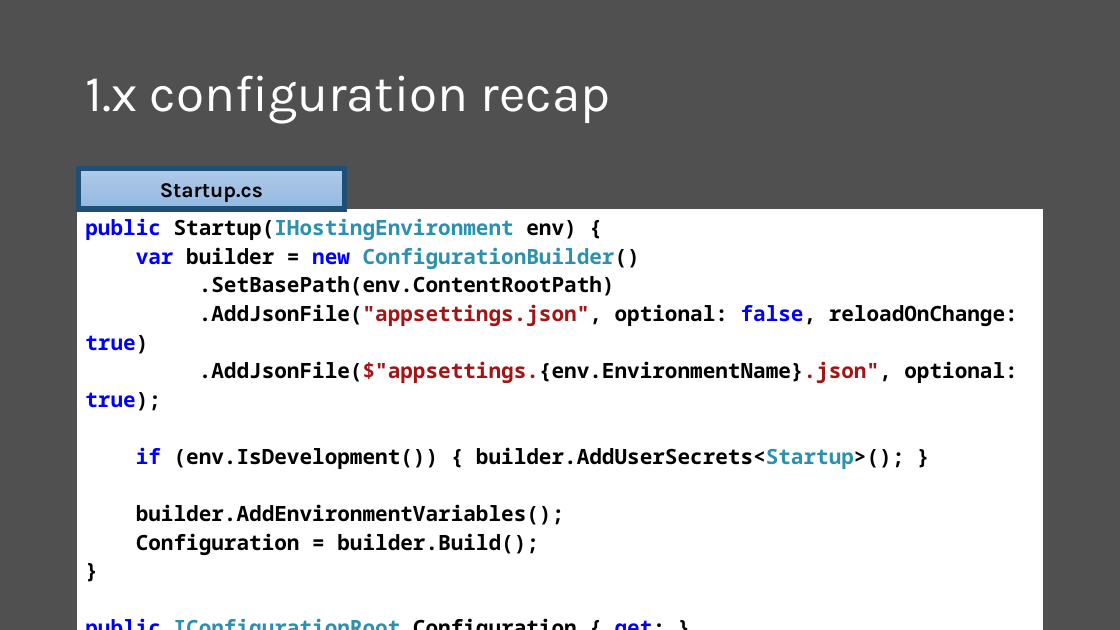
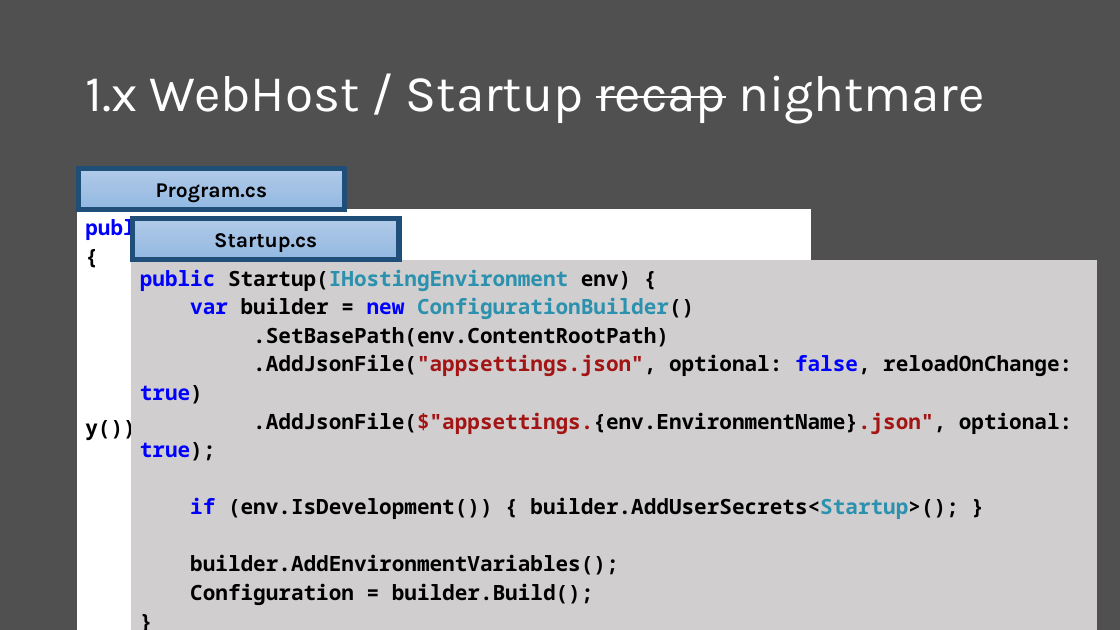
Before and after one commit to scottaddie/slide-decks, a slide deck: slide 11 of Whats New in ASP.NET Core 2.0.pptx. Drawn at 1120x630 pixels with LibreOffice and Linux fonts; fonts in the diff are those of the drawing. Boxes give left, top, right and bottom in pixels: in the first picture for what was removed or moved away, otherwise in the second. Text is boxed around its words. In the diff, an @@ line names an element or a change of style, - is before the commit and + after.

Commit message:
Tweak configuration slides

```diff
--- a/Whats New in ASP.NET Core 2.0.pptx
+++ b/Whats New in ASP.NET Core 2.0.pptx
@@ title at bbox=[85, 75, 985, 123]: text changed @@
-1.x configuration recap
+1.x WebHost / Startup recap nightmare
@@ rectangle added at bbox=[78, 168, 344, 209], fill gradient #B1CBE9 to #A3C1E5 to #93B9E4, outline #1F4E79 4.5 pt, 18 pt, text #000000, bold @@
+Program.cs
@@ table added at bbox=[77, 209, 812, 609], 1 rows, 1 columns @@
+public class Program / { / public static void Main(string[] args) / { / var host = new WebHostBuilder() / .UseKestrel() / .UseContentRoot(Directory.GetCurrentDirectory()) / .UseIISIntegration() / .UseStartup<Startup>() / .UseApplicationInsights() / .Build(); / host.Run(); / } / }
@@ rectangle "Startup.cs": place and size @@
-rectangle "Startup.cs" at bbox=[78, 168, 344, 209]
+rectangle "Startup.cs" at bbox=[133, 218, 399, 260]
@@ table at bbox=[131, 260, 1097, 609] @@
@@ fill #FFFFFF to #D0CECE in row 1, column 1 @@
@@ table: place and size @@
-table at bbox=[77, 209, 1044, 559]
+table at bbox=[131, 260, 1097, 609]
```
Also in this commit, not shown: 1 other slide changed.
